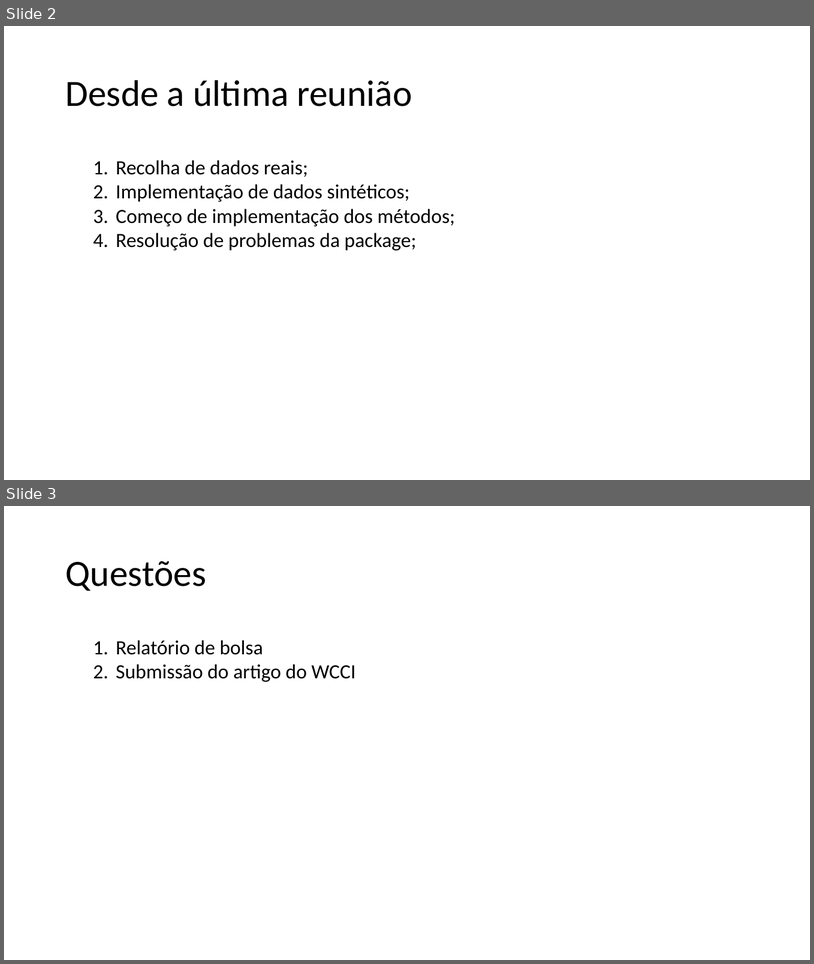
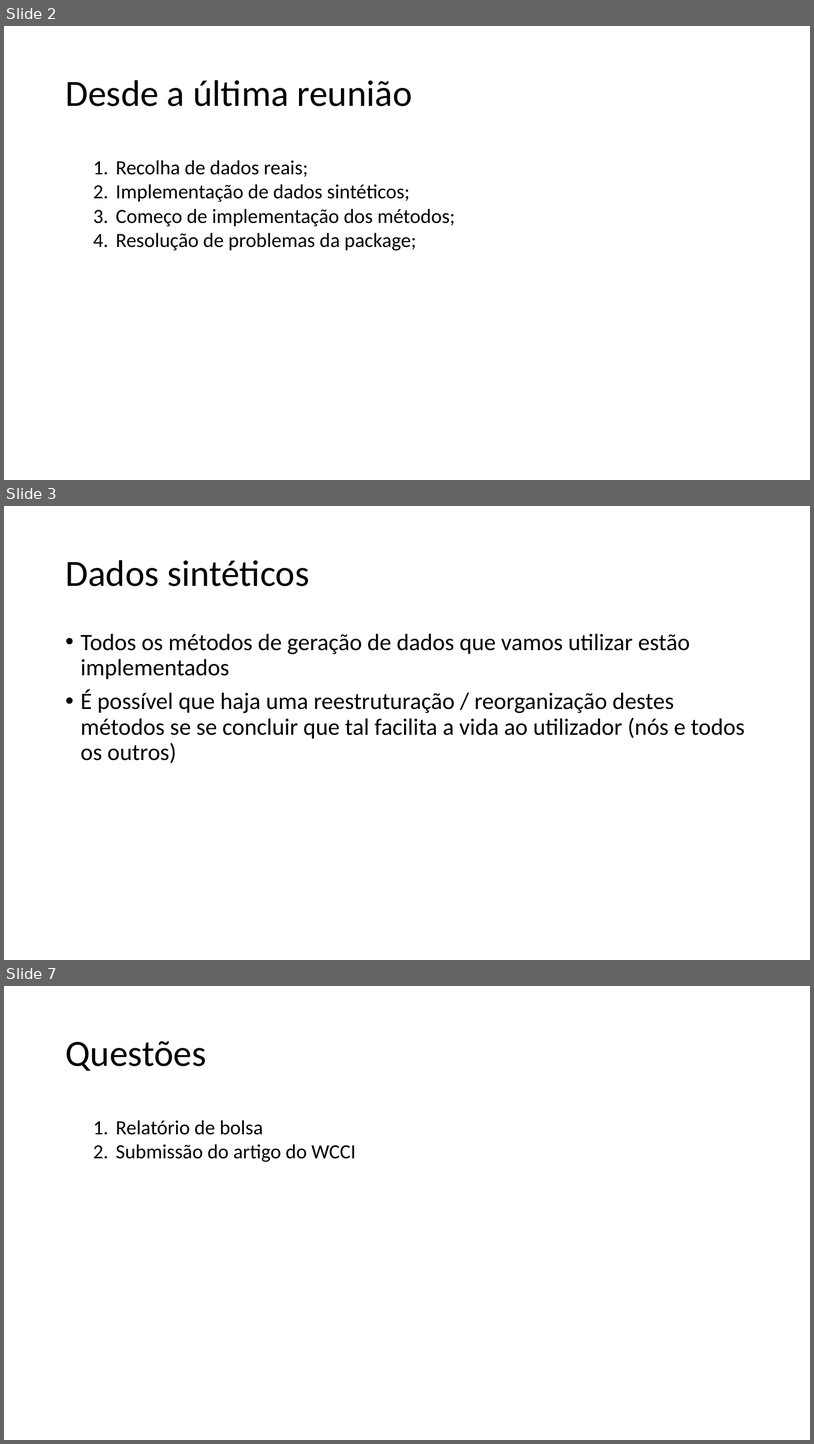
Before and after one commit to MiguelLoureiro98/timecave, a slide deck: papers/.ppt/TimeSeriesCV_08042024.pptx. Shown one above the other, each under a label of ours: slides 2 and 3 before the commit, slides 2, 3 and 7 after it; the slides between them are not shown. The pictures are 814x964 and 814x1444 pixels, drawn with LibreOffice and Linux fonts; fonts in the diff are those of the drawing. Boxes give left, top, right and bottom in pixels: in the first picture for what was removed or moved away, otherwise in the second. Text is boxed around its words. In the diff, an @@ line names an element or a change of style, - is before the commit and + after.

```diff
--- a/papers/.ppt/TimeSeriesCV_08042024.pptx
+++ b/papers/.ppt/TimeSeriesCV_08042024.pptx
@@ slide 3 added at <box>4,506,810,960</box>, background #FFFFFF @@
@@ title added at <box>65,560,310,586</box>, 44 pt, text #000000 @@
+Dados sintéticos
@@ text added at <box>81,633,745,763</box>, 28 pt, text #000000 @@
+• Todos os métodos de geração de dados que vamos utilizar estão implementados
+• É possível que haja uma reestruturação / reorganização destes métodos se se concluir que tal facilita a vida ao utilizador (nós e todos os outros)
@@ what was slide 3 is now slide 7 @@
```
Also in this commit, not shown: 3 other slides added.
